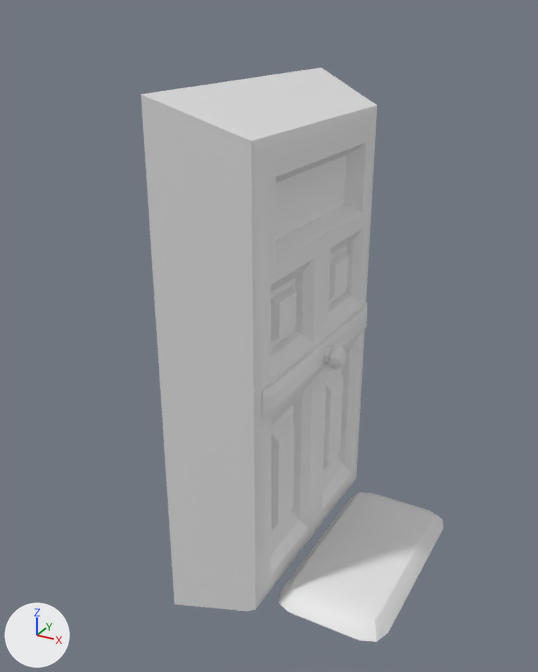
Before and after pictures for a commit that changed the FBX model Assets/3D_Assets/Props/porte.fbx.
Both versions are drawn from a 50 mm camera at (1.61, -2.99, 2.92) aimed at (-0.13, 0.18, 1.34). The axes (+X, +Y, +Z) are drawn at lower left. The lights are the same throughout. Where no turn or scale is listed for an object, it has been applied to the vertices.
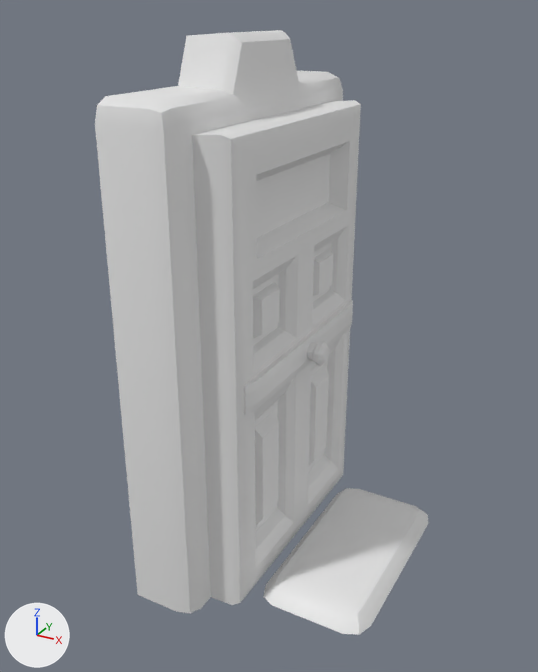
Patch to the scene script:
```diff
--- a/Assets/3D_Assets/Props/porte.fbx.py
+++ b/Assets/3D_Assets/Props/porte.fbx.py
@@ me_cube_001 @@
 me_cube_001.from_pydata(...)  # 196 vertices, 183 faces; spans x -0.35..0.12, y -0.84..0.84, z -1.24..1.38
 # used by ob_cube; location = (0.025, 0.323, 1.229)
-me_cube_001.vertices[0].co = (-0.35, -0.84, -1.24)  # pixel (174, 604)
-me_cube_001.vertices[1].co = (-0.35, -0.84, 1.38)  # pixel (141, 94)
-me_cube_001.vertices[2].co = (-0.35, 0.84, -1.24)
-me_cube_001.vertices[3].co = (-0.35, 0.84, 1.38)  # pixel (321, 67)
-me_cube_001.vertices[6].co = (-0.35, 0.84, 0.69)
-me_cube_001.vertices[7].co = (-0.35, -0.84, 0.69)  # pixel (151, 260)
-me_cube_001.vertices[8].co = (-0.35, -0.07, -1.23)
-me_cube_001.vertices[9].co = (-0.35, 0.07, -1.23)
-me_cube_001.vertices[10].co = (-0.35, 0.08, 1.38)  # pixel (256, 77)
-me_cube_001.vertices[11].co = (-0.35, -0.08, 1.38)  # pixel (239, 79)
-me_cube_001.vertices[14].co = (-0.35, 0.84, 0.0)
-me_cube_001.vertices[15].co = (-0.35, 0.84, -0.18)
-me_cube_001.vertices[16].co = (-0.35, -0.84, -0.18)  # pixel (163, 435)
-me_cube_001.vertices[17].co = (-0.35, -0.84, 0.0)  # pixel (161, 401)
+# me_cube_001 part 1
+me_cube_001.vertices[0].co = (-0.35, -0.72, -1.23)
+me_cube_001.vertices[1].co = (-0.35, -0.72, 1.2)
+me_cube_001.vertices[2].co = (-0.35, 0.72, -1.23)
+me_cube_001.vertices[3].co = (-0.35, 0.72, 1.2)
+me_cube_001.vertices[6].co = (-0.35, 0.72, 0.61)
+me_cube_001.vertices[7].co = (-0.35, -0.72, 0.61)
+me_cube_001.vertices[8].co = (-0.35, -0.06, -1.23)
+me_cube_001.vertices[9].co = (-0.35, 0.06, -1.23)
+me_cube_001.vertices[10].co = (-0.35, 0.07, 1.2)
+me_cube_001.vertices[11].co = (-0.35, -0.07, 1.2)
+me_cube_001.vertices[14].co = (-0.35, 0.72, 0.02)
+me_cube_001.vertices[15].co = (-0.35, 0.72, -0.14)
+me_cube_001.vertices[16].co = (-0.35, -0.72, -0.14)
+me_cube_001.vertices[17].co = (-0.35, -0.72, 0.02)
@@ me_cube_006 @@
+me_cube_006.from_pydata(...)  # 64 vertices, 49 faces; spans x -0.27..0.09, y -0.9..0.9, z -1.21..1.62
@@ ob_cube_003 @@
 ob_cube_003 = bpy.data.objects.new('Cube.003', me_cube_005)
-ob_cube_003.location = (0.44, 0.326, 0.04)
+ob_cube_003.location = (0.346, 0.326, 0.04)
@@ ob_cube_002 @@
 ob_cube_002 = bpy.data.objects.new('Cube.002', me_cube_004)
-ob_cube_002.location = (0.025, 0.323, 1.229)
+ob_cube_002.location = (-0.07, 0.323, 1.229)
@@ ob_cube @@
 ob_cube = bpy.data.objects.new('Cube', me_cube_001)
-ob_cube.location = (0.025, 0.323, 1.229)
+ob_cube.location = (-0.07, 0.323, 1.229)
@@ ob_cube_004 @@
+ob_cube_004 = bpy.data.objects.new('Cube.004', me_cube_006)
+ob_cube_004.location = (-0.271, 0.338, 1.205)
```

Changed parts and their boxes (x1, y1, x2, y2) in the pictures (538 x 672 px; the box of a moved part takes in the faces that stretch with it):
'Cube', reshaped, moved
    before: (141, 68, 377, 611)
    after: (192, 100, 361, 605)
'Cube.004', added
    after: (95, 30, 343, 613)
'Cube.003', moved
    before: (279, 492, 443, 642)
    after: (263, 488, 428, 635)
'Cube.002', moved
    before: (275, 155, 346, 240)
    after: (256, 154, 330, 238)
part 1 of me_cube_001, moved or reshaped
    before: (141, 68, 371, 611)
    after: (192, 100, 355, 605)
